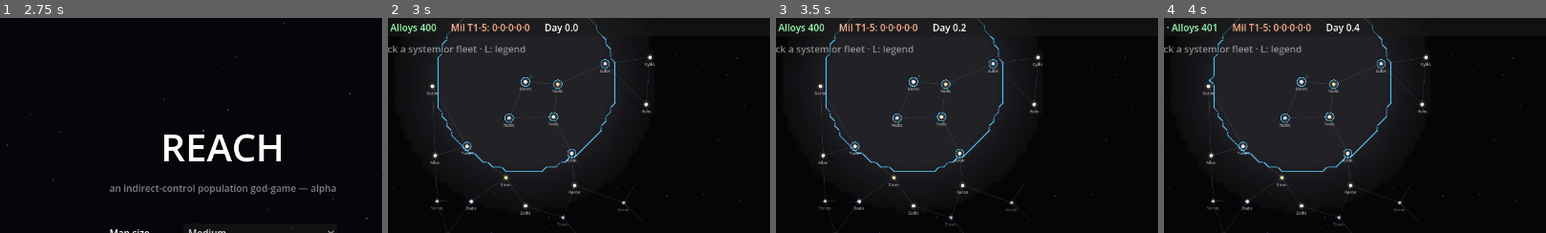
Above: before the commit, frames 1-4 (left to right).
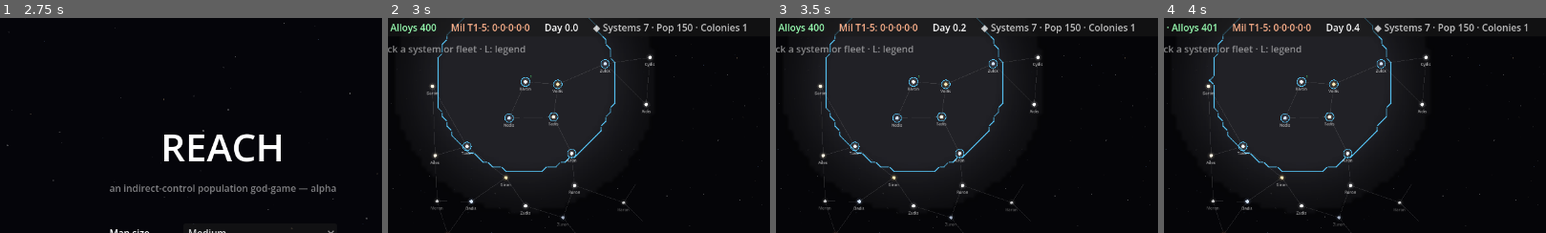
Above: after the commit, the same moments.

Repository: evyatarmitz/reach
Game: Godot game, scene res://menu/menu.tscn
The game is run twice, just before and just after one commit, with the same random seed, the same clock (stepped at 60 frames per second) and the same inputs.
Inputs:
- Up to frame 1 (2.75 s): click "New Game" at 0.5 s; click "Normal" at 1.25 s; click "Normal" at 2 s
- Up to frame 2 (3 s): click "Start" at 2.75 s
- Up to frame 3 (3.5 s): no input
- Up to frame 4 (4 s): click "1x" at 3.5 s
The pictures show only the part of the screen within x 21-71%, y 0-50%; the shares and areas given below are measured in that part.

Frame 1 is identical in both runs. In frame 2, 0.7% of the frame differs, in the area x 53-94%, y 2-8%; in frame 3, 0.7%; in frame 4, 0.7%, in the area x 55-96%, y 2-8%.

Commit message:
0.48.0 - HUD: player standing (systems / pop / colonies)
Added a top-bar readout of your own empire's standing — systems controlled, total
population (compact k-formatted), and colony count — so you can gauge where you
stand without counting the map. Player-only data, so no fog concern.

main.gd parse-checked; autoshot verified.

Diff:
--- a/desktop/game/main.gd
+++ b/desktop/game/main.gd
@@ -64,6 +64,7 @@
 var goods_label: Label
 var mil_label: Label
 var day_label: Label
+var standing_label: Label
 var hint_label: Label
 var speed_buttons: Array[Button] = []
 var panel: PanelContainer
@@ -802,6 +803,13 @@
 # Under a hovered system: one glyph per planet — filled circle = colony (owner
 # colour), diamond = uncolonised deposit (blue water / orange minerals), a small
 # bright square overlaid = a mine; plus a square for a system supply depot.
+func _fmt_num(v: float) -> String:
+	# Compact big numbers for the status bar (21214 -> "21.2k").
+	if v >= 1000.0:
+		return "%.1fk" % (v / 1000.0)
+	return "%.0f" % v
+
+
 func _star_color(sid: int) -> Color:
 	# Deterministic spectral tint per system so the map reads as varied real stars.
 	match sid % 5:
@@ -894,7 +902,9 @@
 	goods_label = Label.new()
 	mil_label = Label.new()
 	day_label = Label.new()
-	for l in [raw_label, goods_label, mil_label, day_label]:
+	standing_label = Label.new()
+	standing_label.modulate = Color(1, 1, 1, 0.75)
+	for l in [raw_label, goods_label, mil_label, day_label, standing_label]:
 		bar.add_child(l)
 	# Colour-code the groups so the eye separates raw / goods / military at a glance.
 	raw_label.modulate = Color(0.6, 0.8, 1.0)     # T0 raw — cool blue
@@ -1214,6 +1224,20 @@
 	mil_label.text = "Mil T1-5: %.0f·%.0f·%.0f·%.0f·%.0f" % \
 		[player.nat[0], player.nat[1], player.nat[2], player.nat[3], player.nat[4]]
 	day_label.text = "Day %.1f" % sim.day
+	# Player's own standing (no fog concern — it's your empire): systems / pop /
+	# colonies, so you can gauge where you stand without counting the map.
+	var psys := 0
+	for sys in sim.systems.values():
+		if sim.system_owner(sys.id) == player_empire_id:
+			psys += 1
+	var ppop := 0.0
+	var pcol := 0
+	for c in sim.colonies:
+		if c.empire_id == player_empire_id:
+			ppop += c.population
+			pcol += 1
+	standing_label.text = "◆ Systems %d · Pop %s · Colonies %d" \
+		% [psys, _fmt_num(ppop), pcol]
 	for i in speed_buttons.size():
 		speed_buttons[i].button_pressed = (i == speed_idx)
 	for t in 5:   # enable ship buttons only for tiers the player can pay for
